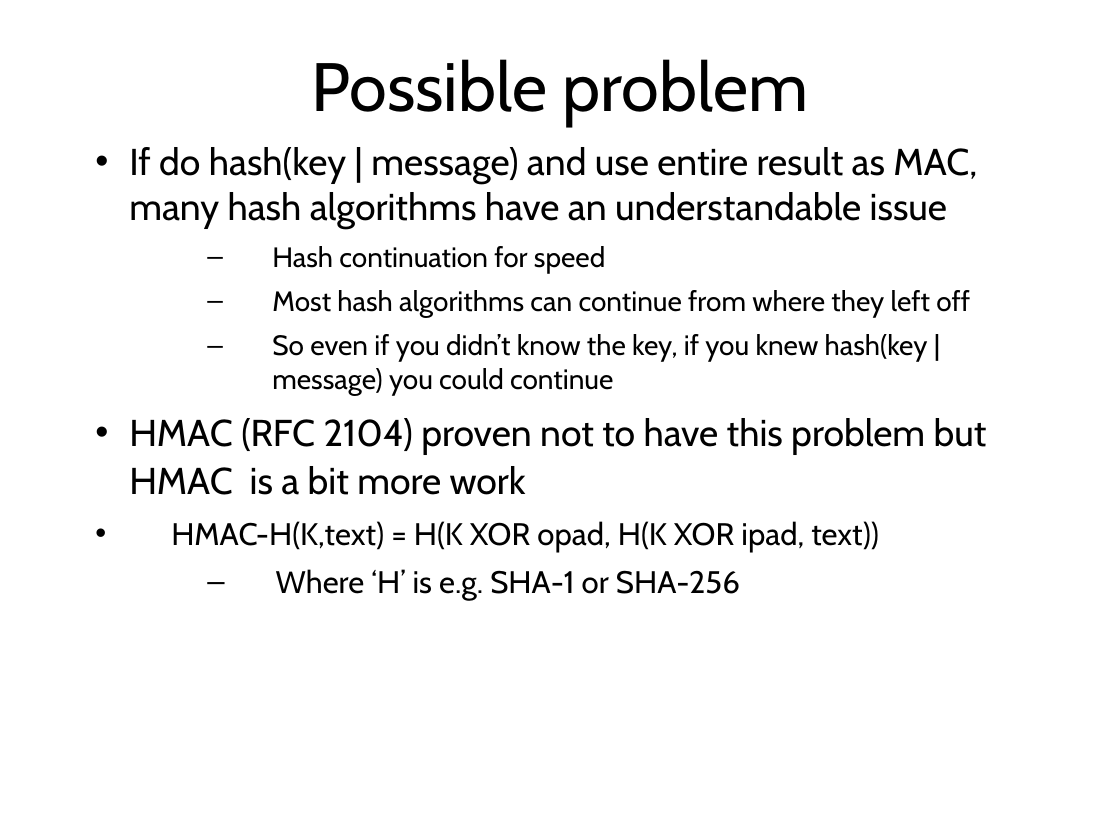
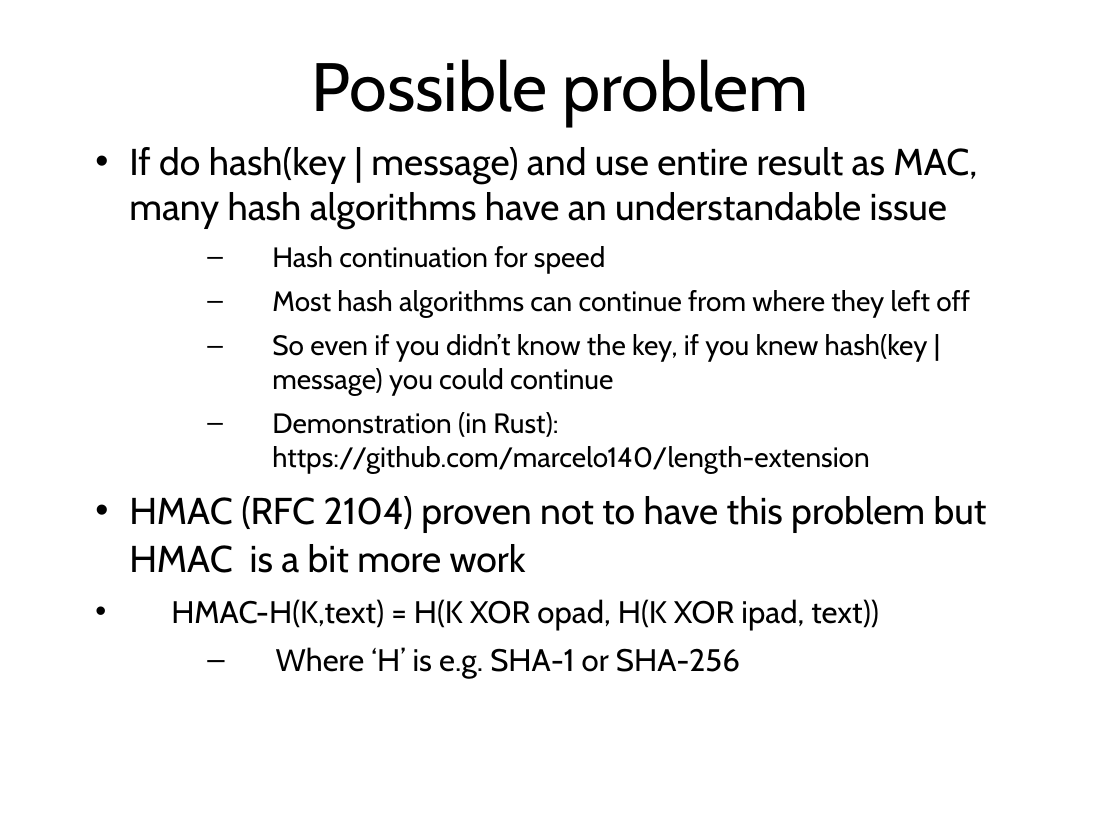
Before and after one commit to sftcd/cs7053, a slide deck: slide 107 of 2022lectures/04-crypto.odp. Drawn at 1120x840 pixels with LibreOffice and Linux fonts; fonts in the diff are those of the drawing. Boxes give left, top, right and bottom in pixels: in the first picture for what was removed or moved away, otherwise in the second. Text is boxed around its words. In the diff, an @@ line names an element or a change of style, - is before the commit and + after.

```diff
--- a/2022lectures/04-crypto.odp
+++ b/2022lectures/04-crypto.odp
@@ text at (x1=272, y1=412, x2=869, y2=473): paragraph added @@
+  – Demonstration (in Rust):
+    https://github.com/marcelo140/length-extension
```
Also in this commit, not shown: 1 other slide changed, 2 other files.
